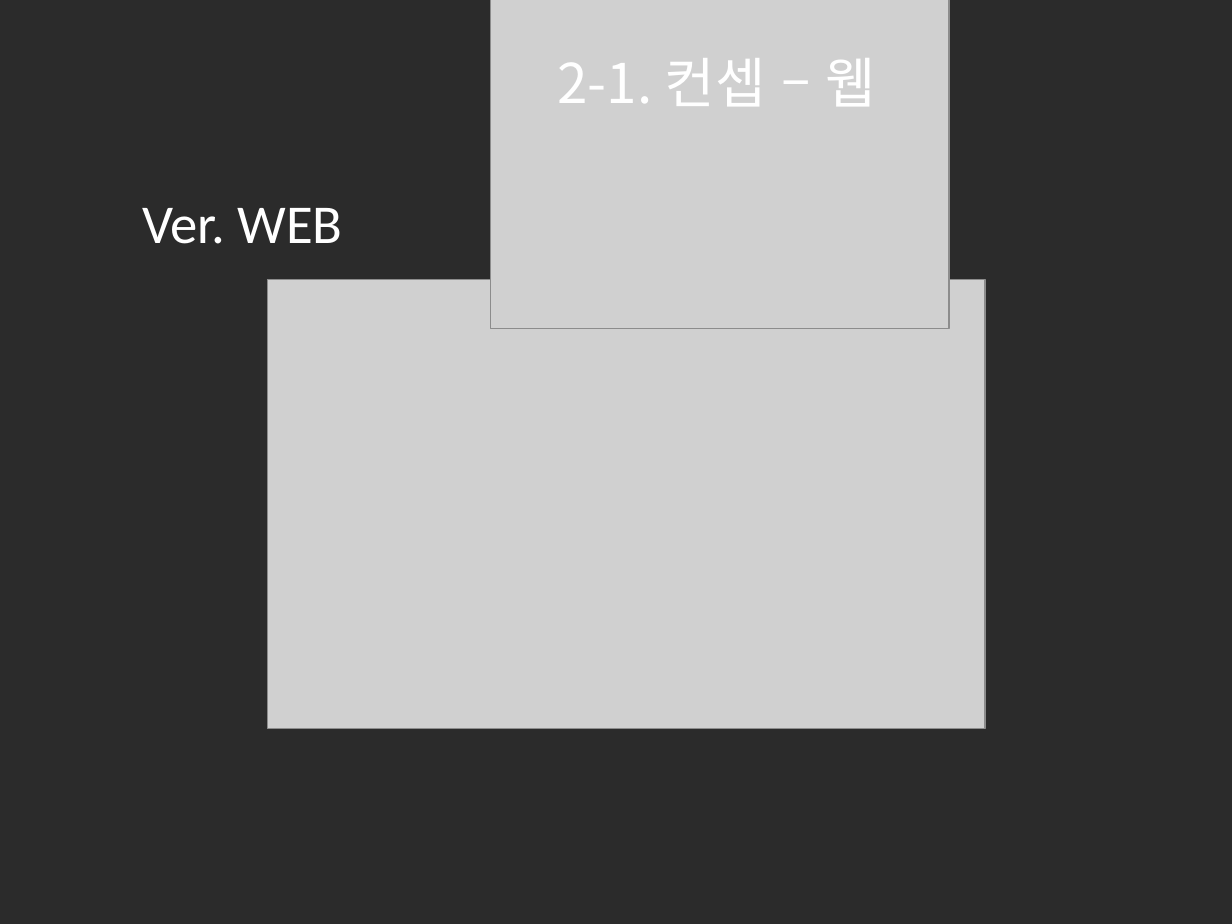
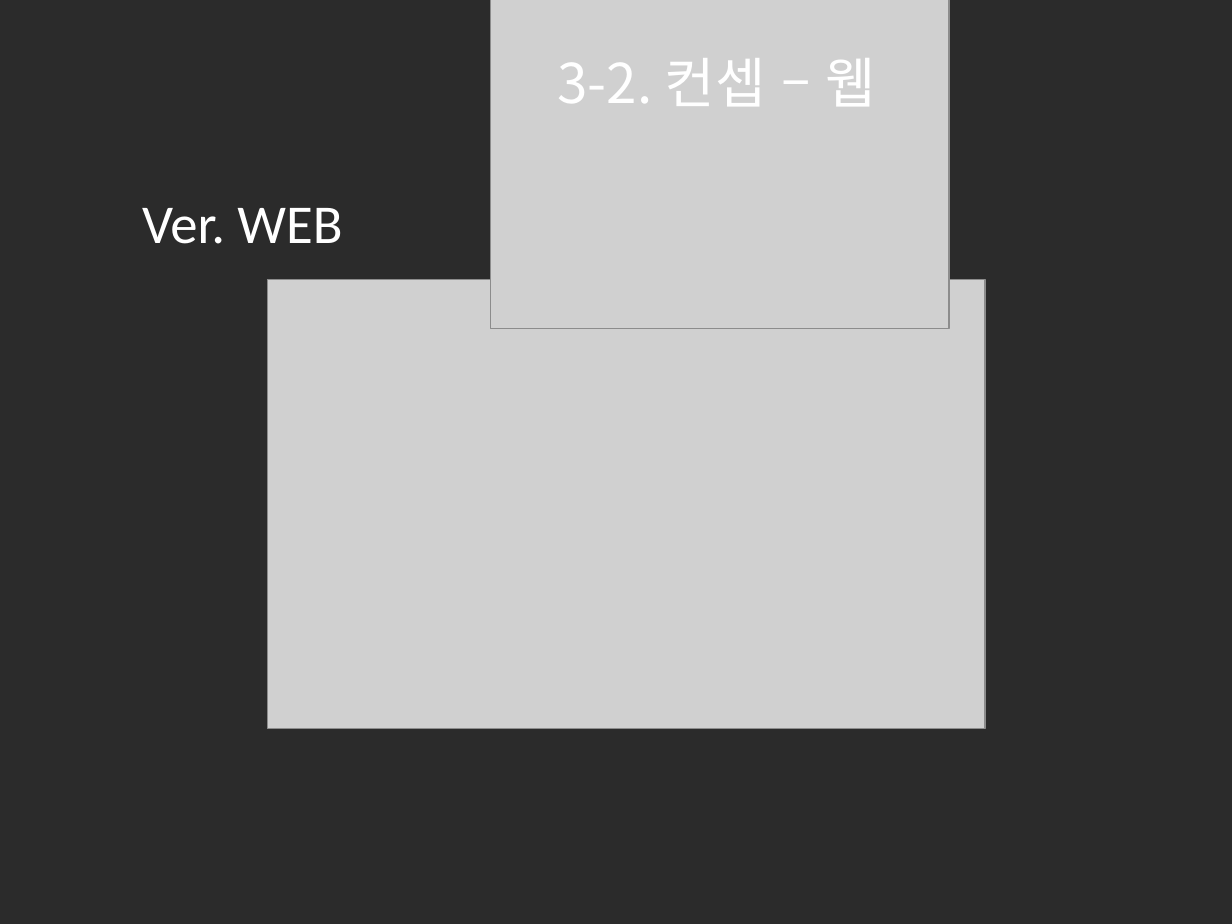
Before and after one commit to rlamj5555/ui_ux_test, a slide deck: slide 8 of project_2/ppt/project_hes.pptx (slide 7 before the commit). Drawn at 1232x924 pixels with LibreOffice and Linux fonts; fonts in the diff are those of the drawing; grey boxes stand for pictures; background and template pictures are left out; a plain dark background stands for a picture behind light text. Boxes give left, top, right and bottom in pixels: in the first picture for what was removed or moved away, otherwise in the second. Text is boxed around its words. In the diff, an @@ line names an element or a change of style, - is before the commit and + after.

```diff
--- a/project_2/ppt/project_hes.pptx
+++ b/project_2/ppt/project_hes.pptx
@@ text at (x1=558, y1=58, x2=876, y2=106): text changed @@
-2-1. 컨셉 – 웹
+3-2. 컨셉 – 웹
```
Also in this commit, not shown: 7 other slides changed, 24 other files.
